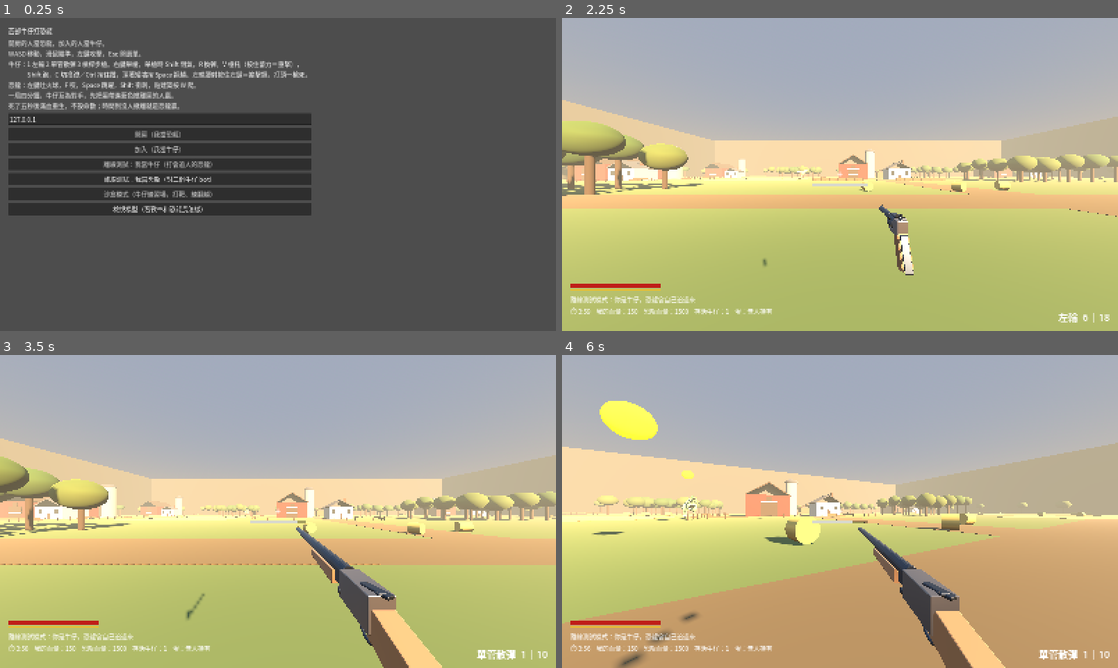
Above: before the commit, frames 1-4 (two rows, left to right).
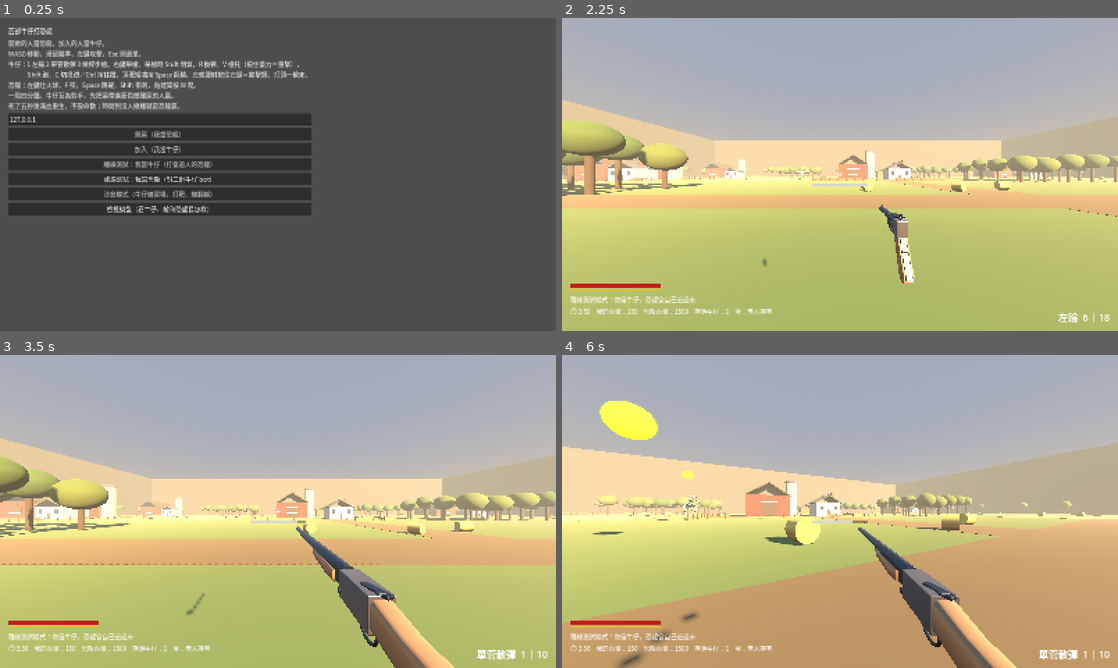
Above: after the commit, the same moments.

Repository: billxu0521/tank_war
Game: Godot game, scene res://main.tscn
Two runs of this game, one before a commit and one after it. Both use one fixed random seed, a clock stepped at 60 frames per second and the inputs below. Sound files missing from this copy of the repository are replaced by a short silence.
Inputs (mouse positions are in pixels of both pictures, inside the frame that each line leads up to):
- Up to frame 1 (0.25 s): no input
- Up to frame 2 (2.25 s): click "開房（我當恐龍）" at 0.5 s; click "加入（我當牛仔）" at 1.25 s; click "離線測試：我當牛仔（打會追人的恐龍）" at 2 s
- Up to frame 3 (3.5 s): tap Enter at 2.75 s; move the mouse to (305, 511) at 2.77 s; hold W (move_forward) from 2.78 s (still down); tap 1 at 2.85 s; click (305, 511) at 2.92 s; tap Space (jump) at 3.02 s; tap 2 at 3.05 s
- Up to frame 4 (6 s): keep holding W (move_forward); move the mouse to (812, 511) at 3.52 s; tap 2 at 3.6, 5.3 s; tap Space (jump) at 3.77, 5.27 s; tap 3 at 3.8, 4.35 s; move the mouse to (851, 505) at 4.27 s; tap 1 at 4.55 s; move the mouse to (834, 517) at 5.02 s; right-click (834, 517) at 5.1 s; click (834, 517) at 5.17 s; move the mouse to (878, 514) at 5.77 s; hold Ctrl (crouch) from 5.78 s (still down)

The runs differ from the first frame. In frame 1, 0.3% of the frame differs, in the area x 19-38%, y 60-63%; in frame 2, 0.3%; in frame 3, 1.3%; in frame 4, 1.4%, in the area x 21-82%, y 44-100%.

Commit message:
feat: 精修所有模型——暴龍平滑、牛仔有了真的模型、槍托改成弧形
- 暴龍：平滑著色、提高解析度、軀幹各節重疊加長（不再像毛毛蟲）、眼睛眉脊收進頭骨、
  頭放大 12%、尾巴末端拉長收尖、背上兩排鱗甲
- 牛仔（新）：取代膠囊和方塊頭——寬帽簷壓凹帽頂、八字鬍、紅領巾、放樣的長風衣
  （前襟敞開看得到背心）、右腰槍套、牛仔褲、馬靴；頭跟著上下看轉
- 槍：左輪換成往後彎的犁柄握把；散彈和步槍的槍托、護木改成放樣的弧形木頭，
  步槍加黃銅月牙底板；木頭平滑、金屬維持銳利
- 模型檢視器：坦克換成牛仔和三把槍；刪掉坦克模型和建模腳本
- blender/common.py：view() 看向工具、finish() 可指定平滑材質、視窗顯示材質顏色

Co-Authored-By: Claude Opus 5.5 (1M context) <noreply@anthropic.com>

Diff:
--- a/assets/materials/player_body.tres
+++ /dev/null
@@ -1,11 +0,0 @@
-[gd_resource type="StandardMaterial3D" format=3]
-
-; 遠端玩家的身體。挑跟敵人（灰綠 mutant）和場景（土黃、木色）都拉得開的藍，
-; 黃昏光下一眼分得出「那是人不是怪」。
-;
-; ponytail: 佔位用的純色膠囊，等連線本身驗證完再換人形模型。
-
-[resource]
-resource_name = "player_body"
-albedo_color = Color(0.25, 0.45, 0.8, 1)
-roughness = 0.7
--- a/cowboy/cowboy.gd
+++ b/cowboy/cowboy.gd
@@ -70,6 +70,8 @@
 ## bot 進這個距離才開槍。手槍腰射散布 4 度，再遠打人形靶就是浪費子彈。
 @export var bot_fire_range := 40.0
 
+const MODEL := preload("res://models/cowboy.glb")
+
 @onready var head: Node3D = $Head
 @onready var viewmodel: Viewmodel = $Head/Camera3D/Viewmodel
 @onready var _collision: CollisionShape3D = $CollisionShape3D
@@ -80,7 +82,6 @@
 @onready var _hp_fill: ColorRect = $HUD/HealthBar/Fill
 @onready var _combat_fill: ColorRect = $HUD/CombatBar/Fill
 @onready var _body: MeshInstance3D = $Body
-@onready var _torso: CapsuleMesh = _body.mesh
 @onready var _face: MeshInstance3D = $Head/Face
 @onready var _step_sound: AudioStreamPlayer = get_node_or_null("StepSound")
 @onready var _jump_sound: AudioStreamPlayer = get_node_or_null("JumpSound")
@@ -129,6 +130,7 @@
 	_refresh_stamina_bar()
 
 	# 第一人稱不該看到自己的軀幹和臉
+	_skin()
 	_body.visible = not is_local
 	_face.visible = not is_local
 	if not is_local:
@@ -137,6 +139,17 @@
 	# 場景裡會有好幾台相機（每個玩家一台），不能靠 Godot 自動挑第一台——
 	# 那台可能是別人的。自己的一定要明講。
 	_camera.current = true
+
+
+## 把 Blender 建的牛仔（blender/cowboy.py）換到身體和頭上。
+## 頭掛在 Head 底下，跟著上下看的角度轉，別人看得出你在看哪裡。
+func _skin() -> void:
+	var src := MODEL.instantiate()
+	for pair in [["CowboyBody", _body], ["CowboyHead", _face]]:
+		var from := src.get_node_or_null(NodePath(pair[0])) as MeshInstance3D
+		if from:
+			(pair[1] as MeshInstance3D).mesh = from.mesh
+	src.free()
 
 
 ## 別人的角色：把所有「這是我的畫面」的東西關掉。少關一項的症狀都很難查
@@ -566,6 +579,5 @@
 	_capsule.height = h
 	_collision.position.y = h * 0.5
 	head.position.y = _stand_head_y - (stand_height - h)
-	# 身體 mesh 跟著縮，別人才看得出你蹲下了
-	_torso.height = h
-	_body.position.y = h * 0.5
+	# 身體跟著往下壓，別人才看得出你蹲下了。原點在腳底，所以只要縮 Y
+	_body.scale.y = h / stand_height
--- a/cowboy/cowboy.tscn
+++ b/cowboy/cowboy.tscn
@@ -16,7 +16,6 @@
 [ext_resource type="AudioStream" path="res://assets/audio/footsteps/footstep3.mp3" id="15_step3"]
 [ext_resource type="AudioStream" path="res://assets/audio/jump_start.mp3" id="16_jump"]
 [ext_resource type="AudioStream" path="res://assets/audio/jump_end.mp3" id="17_land"]
-[ext_resource type="Material" path="res://assets/materials/player_body.tres" id="19_body"]
 
 [sub_resource type="CapsuleShape3D" id="Capsule_body"]
 resource_local_to_scene = true
@@ -31,14 +30,6 @@
 stream_1/stream = ExtResource("13_step1")
 stream_2/stream = ExtResource("14_step2")
 stream_3/stream = ExtResource("15_step3")
-
-[sub_resource type="CapsuleMesh" id="Body_torso"]
-resource_local_to_scene = true
-radius = 0.4
-height = 1.8
-
-[sub_resource type="BoxMesh" id="Body_face"]
-size = Vector3(0.3, 0.3, 0.3)
 
 ; 只複製別人真的看得到的東西。體力、彈藥、傾身、後座力、散布都是自己
 ; 畫面上的狀態，同步它們只是浪費頻寬。
@@ -70,9 +61,8 @@
 [node name="Head" type="Node3D" parent="."]
 transform = Transform3D(1, 0, 0, 0, 1, 0, 0, 0, 1, 0, 1.6, 0)
 
+; 頭和帽子。網格在 cowboy.gd 的 _skin() 從 models/cowboy.glb 換上來（blender/cowboy.py 建的）
 [node name="Face" type="MeshInstance3D" parent="Head"]
-mesh = SubResource("Body_face")
-material_override = ExtResource("19_body")
 
 [node name="Camera3D" type="Camera3D" parent="Head"]
 near = 0.02
@@ -108,10 +98,8 @@
 cast_shadow = 0
 
 ; 遠端玩家的身體。自己身上是隱藏的，第一人稱不該看到自己的軀幹。
+; 原點在腳底，網格一樣由 _skin() 換上來
 [node name="Body" type="MeshInstance3D" parent="."]
-transform = Transform3D(1, 0, 0, 0, 1, 0, 0, 0, 1, 0, 0.9, 0)
-mesh = SubResource("Body_torso")
-material_override = ExtResource("19_body")
 
 [node name="Sync" type="MultiplayerSynchronizer" parent="."]
 replication_config = SubResource("Sync_player")
--- a/main.tscn
+++ b/main.tscn
@@ -133,7 +133,7 @@
 text = "沙盒模式（牛仔練習場，打靶、練翻越）"
 
 [node name="ViewerBtn" type="Button" parent="UI/Root/Lobby"]
-text = "檢視模型（看戰車和恐龍長怎樣）"
+text = "檢視模型（看牛仔、槍和恐龍長怎樣）"
 
 [node name="Menu" type="Control" parent="UI/Root"]
 visible = false
--- a/test_battle.gd
+++ b/test_battle.gd
@@ -229,6 +229,12 @@
 	_ck(not c.is_local, "主機上的牛仔是遠端角色")
 	_ck(not c.get_node(^"HUD").visible and not c.viewmodel.visible, "遠端角色的 HUD 和槍都要藏起來")
 	_ck(c.get_node(^"Body").visible, "遠端角色要看得到身體")
+	var body_mesh: Mesh = c.get_node(^"Body").mesh
+	_ck(body_mesh != null and absf(body_mesh.get_aabb().end.y - 1.5) < 0.2,
+		"身體要換上 Blender 的牛仔（肩膀約 1.5 公尺高）")
+	var hat: Mesh = c.get_node(^"Head/Face").mesh
+	_ck(hat != null and absf(hat.get_aabb().end.y - 0.28) < 0.06,
+		"頭要換上牛仔的頭，帽頂在眼睛上方約 28 公分（現在 %s）" % (hat.get_aabb().end.y if hat else -1.0))
 	_ck(c.max_hp == 150, "牛仔 150 血（Hunt 的數字）")
 
 	# 主機上呼叫 deal_damage 直接扣血，而且記得是誰打的
--- a/viewer.gd
+++ b/viewer.gd
@@ -1,6 +1,6 @@
 class_name ModelViewer
 extends Node3D
-## 模型檢視模式：把戰車和暴龍單獨擺出來繞著看。
+## 模型檢視模式：把牛仔（連三把槍）和暴龍單獨擺出來繞著看。
 ##
 ## 存在的理由是「改完模型要有地方看」。Blender 裡看不到 Godot 的材質、
 ## 也看不到程式動畫，所以這裡要能讓暴龍真的走起來——它的步態是從實際位移
@@ -8,15 +8,18 @@
 ##
 ## ponytail: 整個場景用程式建，不開 .tscn。就一個檔案，刪掉也不影響遊戲。
 
-const TANK_GLB := preload("res://models/tank.glb")
+const COWBOY_GLB := preload("res://models/cowboy.glb")
+## 三把槍擺在牛仔旁邊腰的高度，真實比例，看得出跟人比起來多大
+const GUNS := [preload("res://models/revolver.glb"), preload("res://models/shotgun.glb"),
+	preload("res://models/rifle.glb")]
 
 const KEYS := {
-	KEY_1: "tank", KEY_2: "trex", KEY_3: "both",
+	KEY_1: "cowboy", KEY_2: "trex", KEY_3: "both",
 }
 
 var _trex: Trex
-var _tank: Node3D
-var _turret: Node3D
+var _cowboy: Node3D
+var _head: Node3D
 var _cam: Camera3D
 var _label: Label
 var _ui: CanvasLayer
@@ -48,8 +51,8 @@
 	_trex = Trex.new()
 	add_child(_trex)
 
-	_tank = _build_tank()
-	add_child(_tank)
+	_cowboy = _build_cowboy()
+	add_child(_cowboy)
 
 	_cam = Camera3D.new()
 	_cam.fov = 50
@@ -106,18 +109,22 @@
 			n.add_child(bar)
 	return n
 
-## 用 tank.tscn 一樣的節點位置把車組起來（那邊是 CharacterBody3D，搬進來會拖一堆遊戲邏輯）
-func _build_tank() -> Node3D:
+## 用 cowboy.tscn 一樣的節點位置把牛仔組起來（那邊是 CharacterBody3D，搬進來會拖一堆遊戲邏輯）。
+## 頭掛在 1.6 公尺的樞紐上，會慢慢上下看——遊戲裡別人就是這樣看出你在看哪。
+func _build_cowboy() -> Node3D:
 	var root := Node3D.new()
-	var src := TANK_GLB.instantiate()
-	root.add_child(_mesh_of(src, "Hull", Vector3.ZERO))
-	_turret = Node3D.new()
-	_turret.position.y = 0.9
-	_turret.add_child(_mesh_of(src, "Turret", Vector3.ZERO))
-	_turret.add_child(_mesh_of(src, "Barrel", Vector3(0, 0, -1.5)))
-	root.add_child(_turret)
+	var src := COWBOY_GLB.instantiate()
+	root.add_child(_mesh_of(src, "CowboyBody", Vector3.ZERO))
+	_head = Node3D.new()
+	_head.position.y = 1.6
+	_head.add_child(_mesh_of(src, "CowboyHead", Vector3.ZERO))
+	root.add_child(_head)
 	src.free()
-	root.position.y = 0.66     # 履帶底部貼到地面
+	for i in GUNS.size():
+		var gun: Node3D = GUNS[i].instantiate()   # 整個 glb 放進來，會動的零件在自己的轉軸上
+		gun.position = Vector3(0.55, 0.9 + i * 0.22, 0.2)
+		gun.rotation.y = -PI * 0.5                # 槍口朝右（遠離牛仔），從正面看得到側面
+		root.add_child(gun)
 	return root
 
 ## 8 字路徑。單純繞圓只會一直往同一邊傾，看不出換邊
@@ -134,10 +141,10 @@
 
 func _select(which: String) -> void:
 	_subject = which
-	_trex.visible = which != "tank"
-	_tank.visible = which != "trex"
+	_trex.visible = which != "cowboy"
+	_cowboy.visible = which != "trex"
 	match which:
-		"tank": _focus = Vector3(0, 1.3, 0); _dist = 9.0
+		"cowboy": _focus = Vector3(0.2, 1.1, 0); _dist = 4.5
 		"trex": _focus = Vector3(0, 2.0, 0); _dist = 12.0
 		_:      _focus = Vector3(0, 1.7, 0); _dist = 15.0
 
@@ -184,18 +191,18 @@
 		_trex.global_position = tc + p0
 		var head := (p1 - p0)
 		_trex.rotation.y = atan2(-head.x, -head.z) + sin(a * 2.0) * 0.45
-		var b := -a * 0.7
-		_tank.global_position.x = kc.x + sin(b) * r
-		_tank.global_position.z = kc.z + cos(b) * r
-		_tank.rotation.y = b + PI * 0.5
-		_turret.rotation.y = sin(_t * 0.8) * 1.2      # 砲塔慢慢掃，看得出它會轉
+		# 牛仔原地慢慢轉身、上下看，繞一圈看得到前後
+		_cowboy.global_position = kc
+		_cowboy.rotation.y = _t * 0.5
+		_head.rotation.x = sin(_t * 1.1) * 0.35
 	else:
 		# 停下來時擺回原位，方便正面看細節
 		var both := _subject == "both"
 		_trex.global_position = Vector3(-3.6 if both else 0.0, 0, 0)
 		_trex.rotation.y = PI
-		_tank.global_position = Vector3(3.6 if both else 0.0, 0.66, 0)
-		_tank.rotation.y = PI
+		_cowboy.global_position = Vector3(3.6 if both else 0.0, 0, 0)
+		_cowboy.rotation.y = 0.0
+		_head.rotation.x = 0.0
 
 	_cam.position = _focus + Vector3(
 		_dist * cos(_pitch) * sin(_yaw),
@@ -203,8 +210,8 @@
 		_dist * cos(_pitch) * cos(_yaw))
 	_cam.look_at(_focus, Vector3.UP)
 
-	_label.text = "模型檢視　[%s]\n1 坦克　2 恐龍　3 兩個\n空白鍵 %s　F 咬一口　Tab %s\n左鍵拖曳轉視角　滾輪縮放　Esc 回大廳" % [
-		{"tank": "坦克", "trex": "恐龍", "both": "兩個"}[_subject],
+	_label.text = "模型檢視　[%s]\n1 牛仔和槍　2 恐龍　3 兩個\n空白鍵 %s　F 咬一口　Tab %s\n左鍵拖曳轉視角　滾輪縮放　Esc 回大廳" % [
+		{"cowboy": "牛仔和槍", "trex": "恐龍", "both": "兩個"}[_subject],
 		"停下" if _moving else "動起來",
 		"關線框" if _wire else "開線框",
 	]
Not shown: 1 places in cowboy/cowboy.tscn that only renumber resources
Binary file added: models/cowboy.glb
Not shown, changed: models/cowboy.glb.import
Binary file changed: models/revolver.glb
Binary file changed: models/rifle.glb
Binary file changed: models/shotgun.glb
Binary file removed: models/tank.glb
Binary file changed: models/trex.glb
Not shown, changed: README.md
Not shown, changed: blender/README.md
Not shown, changed: blender/common.py
Not shown, added: blender/cowboy.py
(and 3 more such lines)
